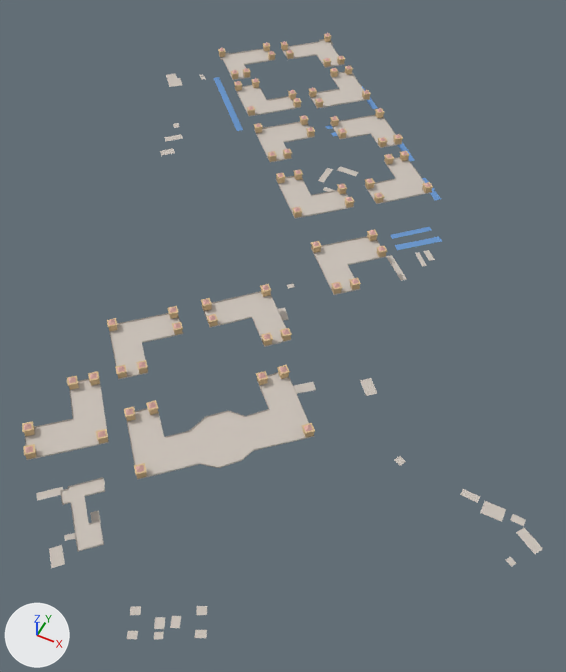
The glTF model data/ar/cite_administrative.glb: old version first, new version second.
Both versions are drawn from a 50 mm lens placed at (0.113, -0.236, 0.244), pointed at (0.009, -0.028, -0.016). The lights are fixed; the arrows at lower left show +X, +Y and +Z. The picture after the commit comes second. Vertices at exactly the same position are counted once.

The scene before the commit, as lines of its bpy script (objects in view):
```python
me_cite_administrative_bkmesh_001 = bpy.data.meshes.new('Cite_Administrative_bkmesh.001')
me_cite_administrative_bkmesh_001.from_pydata(...)  # 1980 vertices, 2764 faces; spans x -974.0..-563.0, y -1434.0..-906.0, z 4.0..32.0
me_cite_administrative_bkmesh_001.materials.append(mat_lmk_cite_administrative_bk)  # picture img_cite_administrative
ob_ar_cite_administrative = bpy.data.objects.new('AR_Cite_Administrative', None)
ob_ar_cite_administrative.location = (0.509, 0.776, -0.00286)
ob_ar_cite_administrative.scale = (0.000663, 0.000663, 0.000663)
ob_cite_administrative = bpy.data.objects.new('Cite_Administrative', me_cite_administrative_bkmesh_001)
ob_cite_administrative.parent = ob_ar_cite_administrative
ob_cite_administrative.location = (0.0, 0.0, 0.0)
```
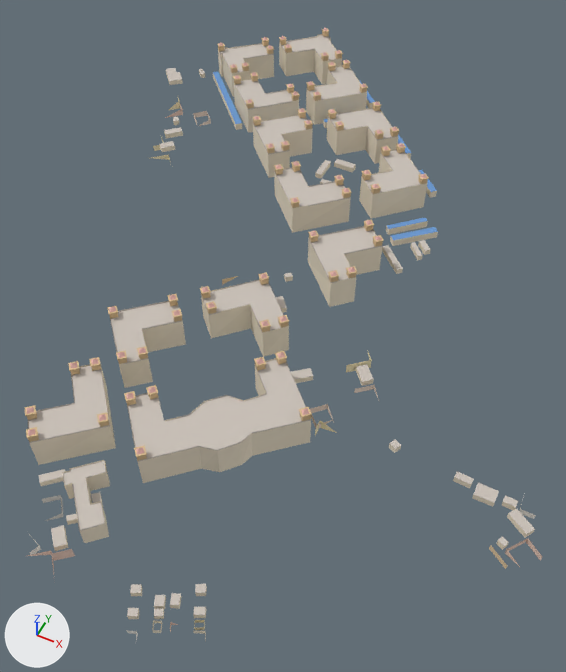
Commit message: AR : la Cité Administrative et le CHU retrouvent leurs murs

ob_ar_cite_administrative is not drawn itself; it is the parent of ob_cite_administrative.

Changed parts and their boxes (x1, y1, x2, y2) in the pictures (566 x 672 px):
'Cite_Administrative', reshaped, moved, rescaled
    before: (22, 33, 543, 639)
    after: (25, 28, 542, 640)
part 1 of me_cite_administrative_bkmesh_001, added
    after: (28, 34, 542, 640)

Edits to the bpy script that builds the scene:
```text
Add mat_murs:
    mat_murs = bpy.data.materials.new('Murs')
    mat_murs.use_nodes = True; mat_murs.node_tree.nodes.clear()
    _N = mat_murs.node_tree.nodes; _L = mat_murs.node_tree.links
    n0 = _N.new('ShaderNodeBsdfPrincipled'); n0.name = 'Principled BSDF'
    n0.inputs[2].default_value = 0.92  # 'Roughness'
    n1 = _N.new('ShaderNodeOutputMaterial'); n1.name = 'Material Output'
    n2 = _N.new('ShaderNodeVertexColor'); n2.name = 'Color Attribute'
    _L.new(n0.outputs[0], n1.inputs[0])  # 'BSDF' to 'Surface'
    _L.new(n2.outputs[0], n0.inputs[0])  # 'Color' to 'Base Color'
Change me_cite_administrative_bkmesh_001:
    used by ob_cite_administrative; parent = ob_ar_cite_administrative; location = (0.0, 0.0, 0.0)
    remove me_cite_administrative_bkmesh_001.from_pydata(...)  # 1980 vertices, 2764 faces; spans x -974.0..-563.0, y -1434.0..-906.0, z 4.0..32.0
    add me_cite_administrative_bkmesh_001.from_pydata(...)  # 2794 vertices, 3643 faces; spans x -974.0..-555.0, y -1443.0..-906.0, z 0.0..32.0
    me_cite_administrative_bkmesh_001 part 1: 814 vertices added at x -974.0..-555.0, y -1443.0..-907.0, z 0.0..25.0
    add me_cite_administrative_bkmesh_001.materials.append(mat_murs)
Change ob_ar_cite_administrative:
    ob_ar_cite_administrative.location: (0.509, 0.776, -0.00286) -> (0.499, 0.767, 0.000248)
    ob_ar_cite_administrative.scale: (0.000663, 0.000663, 0.000663) -> (0.000653, 0.000653, 0.000653)
```
